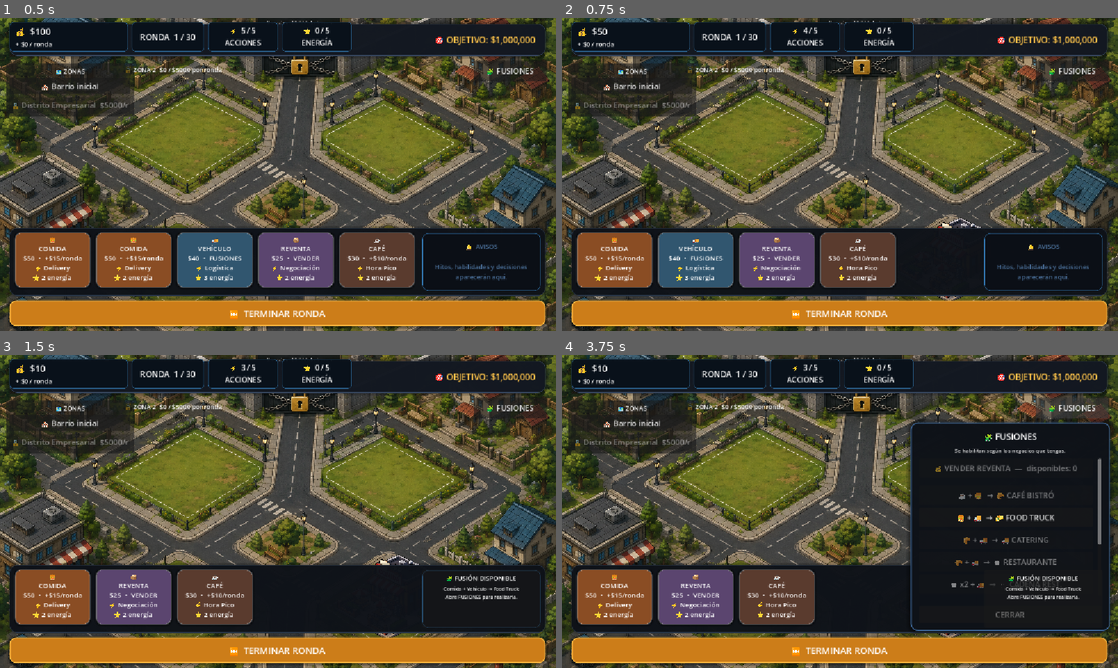
Above: before the commit, frames 1-4 (two rows, left to right).
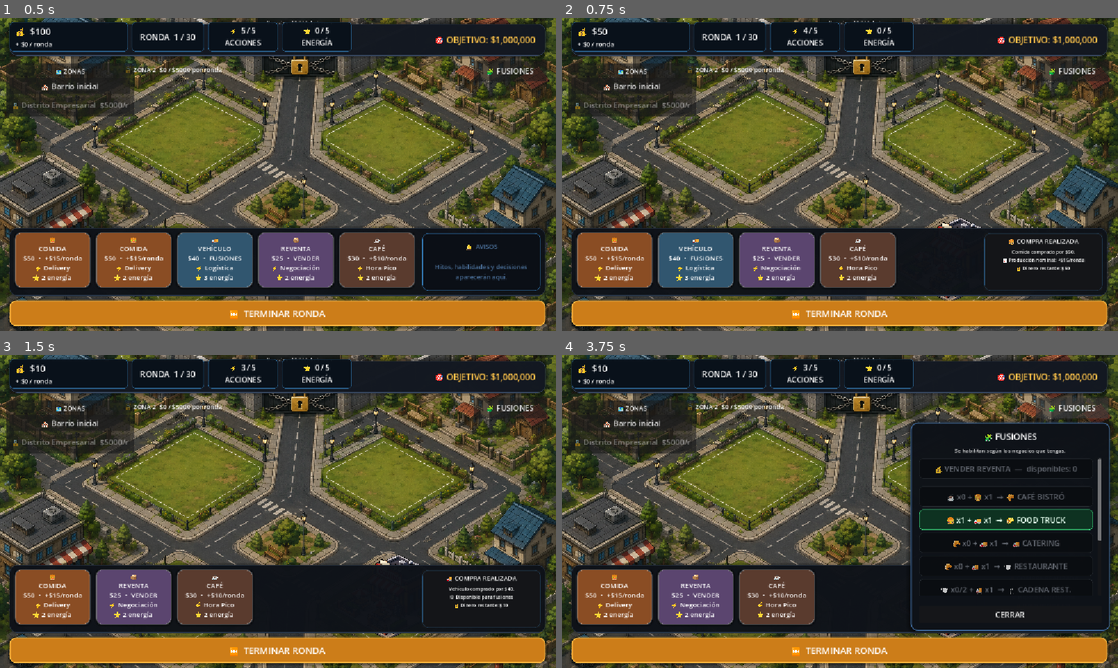
Above: after the commit, the same moments.

Repository: AdolfoBarca/imperio
Game: Godot game, scene res://Main.tscn
Two runs of this game, one before a commit and one after it. Both use one fixed random seed, a clock stepped at 60 frames per second and the inputs below.
Inputs:
- Up to frame 1 (0.5 s): no input
- Up to frame 2 (0.75 s): click "🍔 COMIDA $50 • +$15/ronda ⚡ D…" at 0.5 s
- Up to frame 3 (1.5 s): click "🚚 VEHÍCULO $40 • FUSIONES ⚡ L…" at 1.25 s
- Up to frame 4 (3.75 s): click "📦 REVENTA $25 • VENDER ⚡ Nego…" at 2 s; click "☕ CAFÉ $30 • +$10/ronda ⚡ Hor…" at 2.75 s; click "🧩 FUSIONES" at 3.5 s

Frame 1 is identical in both runs. In frame 2, 0.9% of the frame differs, in the area x 75-98%, y 68-88%; in frame 3, 0.4%; in frame 4, 3.8%, in the area x 64-97%, y 35-84%.

Commit message:
Mejorar panel de fusiones y feedback visual

Diff:
--- a/Main.gd
+++ b/Main.gd
@@ -847,7 +847,7 @@
 	mensaje_efecto_panel.name = "MensajeEfectoCarta"
 	mensaje_efecto_panel.visible = false
 	mensaje_efecto_panel.mouse_filter = Control.MOUSE_FILTER_IGNORE
-	mensaje_efecto_panel.z_index = 100
+	mensaje_efecto_panel.z_index = 40
 	# v8.8: aviso temporal dentro del cuadrito exclusivo a la derecha.
 	mensaje_efecto_panel.anchor_left = 1.0
 	mensaje_efecto_panel.anchor_right = 1.0
@@ -1854,22 +1854,19 @@
 
 	if partida_terminada:
 		return
-
 	if not mano_cartas.has("cafe"):
 		return
-
 	if not tiene_acciones():
 		return
-
 	if dinero < COSTO_CAFE:
 		return
-
 	if not usar_carta("cafe"):
 		return
+
+	var hito_antes: int = hito_cafe_nivel
 
 	dinero -= COSTO_CAFE
 	cafes += 1
-
 	consumir_accion()
 	registrar_progreso_hito("cafe")
 
@@ -1878,6 +1875,18 @@
 
 	actualizar_interfaz()
 
+	# Si esta compra activó un hito, dejamos visible el aviso del hito.
+	# Si no, mostramos el feedback normal de compra.
+	if hito_cafe_nivel == hito_antes:
+		mostrar_mensaje_efecto(
+			"☕ COMPRA REALIZADA",
+			"Café comprado por $%d.\n📈 Producción nominal: +$%d/ronda\n💰 Dinero restante: $%d" % [
+				COSTO_CAFE,
+				INGRESO_CAFE,
+				dinero
+			]
+		)
+
 
 # =========================================================
 # COMPRAR COMIDA
@@ -1887,22 +1896,19 @@
 
 	if partida_terminada:
 		return
-
 	if not mano_cartas.has("comida"):
 		return
-
 	if not tiene_acciones():
 		return
-
 	if dinero < COSTO_COMIDA:
 		return
-
 	if not usar_carta("comida"):
 		return
+
+	var hito_antes: int = hito_comida_nivel
 
 	dinero -= COSTO_COMIDA
 	comidas += 1
-
 	consumir_accion()
 	registrar_progreso_hito("comida")
 
@@ -1911,6 +1917,16 @@
 
 	actualizar_interfaz()
 
+	if hito_comida_nivel == hito_antes:
+		mostrar_mensaje_efecto(
+			"🍔 COMPRA REALIZADA",
+			"Comida comprada por $%d.\n📈 Producción nominal: +$%d/ronda\n💰 Dinero restante: $%d" % [
+				COSTO_COMIDA,
+				INGRESO_COMIDA,
+				dinero
+			]
+		)
+
 
 # =========================================================
 # COMPRAR VEHÍCULO
@@ -1920,22 +1936,19 @@
 
 	if partida_terminada:
 		return
-
 	if not mano_cartas.has("vehiculo"):
 		return
-
 	if not tiene_acciones():
 		return
-
 	if dinero < COSTO_VEHICULO:
 		return
-
 	if not usar_carta("vehiculo"):
 		return
+
+	var hito_antes: int = hito_vehiculo_nivel
 
 	dinero -= COSTO_VEHICULO
 	vehiculos += 1
-
 	consumir_accion()
 	registrar_progreso_hito("vehiculo")
 
@@ -1944,6 +1957,15 @@
 
 	actualizar_interfaz()
 
+	if hito_vehiculo_nivel == hito_antes:
+		mostrar_mensaje_efecto(
+			"🚚 COMPRA REALIZADA",
+			"Vehículo comprado por $%d.\n⚙️ Disponible para fusiones\n💰 Dinero restante: $%d" % [
+				COSTO_VEHICULO,
+				dinero
+			]
+		)
+
 
 # =========================================================
 # COMPRAR REVENTA
@@ -1953,22 +1975,19 @@
 
 	if partida_terminada:
 		return
-
 	if not mano_cartas.has("reventa"):
 		return
-
 	if not tiene_acciones():
 		return
-
 	if dinero < COSTO_REVENTA:
 		return
-
 	if not usar_carta("reventa"):
 		return
+
+	var hito_antes: int = hito_reventa_nivel
 
 	dinero -= COSTO_REVENTA
 	reventas += 1
-
 	consumir_accion()
 	registrar_progreso_hito("reventa")
 
@@ -1980,6 +1999,15 @@
 	print("")
 
 	actualizar_interfaz()
+
+	if hito_reventa_nivel == hito_antes:
+		mostrar_mensaje_efecto(
+			"📦 REVENTA COMPRADA",
+			"Mercancía comprada por $%d.\n💰 Lista para vender o fusionar\n📦 Disponibles: %d" % [
+				COSTO_REVENTA,
+				reventas
+			]
+		)
 
 
 # =========================================================
@@ -2246,10 +2274,8 @@
 
 	if partida_terminada:
 		return
-
 	if not tiene_acciones():
 		return
-
 	if reventas < 1:
 		return
 
@@ -2273,6 +2299,19 @@
 	print("")
 
 	actualizar_interfaz()
+
+	var detalle_accion: String = "Venta realizada: +$%d\n💰 Dinero total: $%d\n📦 Reventas restantes: %d" % [
+		ingreso,
+		dinero,
+		reventas
+	]
+	if venta_con_negociacion:
+		detalle_accion += "\n⚡ Negociación: no consumió acción"
+
+	mostrar_mensaje_efecto(
+		"💵 REVENTA VENDIDA",
+		detalle_accion
+	)
 
 
 # =========================================================
@@ -3434,7 +3473,7 @@
 	fusiones_panel = PanelContainer.new()
 	fusiones_panel.name = "FusionesPanel"
 	fusiones_panel.visible = false
-	fusiones_panel.z_index = 70
+	fusiones_panel.z_index = 120
 	fusiones_panel.anchor_left = 1.0
 	fusiones_panel.anchor_right = 1.0
 	fusiones_panel.anchor_top = 0.0
@@ -3442,7 +3481,9 @@
 	fusiones_panel.offset_left = -430.0
 	fusiones_panel.offset_right = -20.0
 	fusiones_panel.offset_top = 140.0
-	fusiones_panel.offset_bottom = 560.0
+	# Termina antes de la zona de cartas/avisos para que nunca tape
+	# el panel de feedback. La lista ya tiene ScrollContainer.
+	fusiones_panel.offset_bottom = 410.0
 	add_child(fusiones_panel)
 
 	var fondo := StyleBoxFlat.new()
@@ -3524,12 +3565,45 @@
 ) -> Button:
 	var boton := Button.new()
 	boton.text = texto
-	boton.custom_minimum_size = Vector2(350, 40)
+	boton.custom_minimum_size = Vector2(350, 42)
 	boton.disabled = not disponible
 	boton.focus_mode = Control.FOCUS_NONE
 
+	# Lectura visual rápida:
+	# - disponible: resaltado verde y texto claro
+	# - bloqueada: más apagada, pero todavía legible
+	var estilo_normal := StyleBoxFlat.new()
+	estilo_normal.corner_radius_top_left = 7
+	estilo_normal.corner_radius_top_right = 7
+	estilo_normal.corner_radius_bottom_left = 7
+	estilo_normal.corner_radius_bottom_right = 7
+	estilo_normal.content_margin_left = 10
+	estilo_normal.content_margin_right = 10
+
 	if disponible:
+		estilo_normal.bg_color = Color(0.055, 0.20, 0.13, 0.96)
+		estilo_normal.border_color = Color(0.23, 0.82, 0.48, 0.95)
+		estilo_normal.set_border_width_all(1)
+		boton.add_theme_color_override("font_color", Color(0.90, 1.0, 0.94, 1.0))
+		boton.add_theme_color_override("font_hover_color", Color(1.0, 1.0, 1.0, 1.0))
+		boton.add_theme_stylebox_override("normal", estilo_normal)
+
+		var estilo_hover := estilo_normal.duplicate() as StyleBoxFlat
+		estilo_hover.bg_color = Color(0.08, 0.28, 0.18, 1.0)
+		estilo_hover.border_color = Color(0.35, 0.95, 0.58, 1.0)
+		boton.add_theme_stylebox_override("hover", estilo_hover)
+
+		var estilo_pressed := estilo_normal.duplicate() as StyleBoxFlat
+		estilo_pressed.bg_color = Color(0.04, 0.16, 0.10, 1.0)
+		boton.add_theme_stylebox_override("pressed", estilo_pressed)
+
 		boton.pressed.connect(callback)
+	else:
+		estilo_normal.bg_color = Color(0.035, 0.045, 0.055, 0.72)
+		estilo_normal.border_color = Color(0.14, 0.16, 0.18, 0.65)
+		estilo_normal.set_border_width_all(1)
+		boton.add_theme_stylebox_override("disabled", estilo_normal)
+		boton.add_theme_color_override("font_disabled_color", Color(0.48, 0.50, 0.54, 0.78))
 
 	return boton
 
@@ -3563,7 +3637,7 @@
 
 	fusiones_lista.add_child(
 		crear_boton_fusion(
-			"☕ + 🍔  →  🥐 CAFÉ BISTRÓ",
+			"☕ x%d + 🍔 x%d  →  🥐 CAFÉ BISTRÓ" % [cafes, comidas],
 			cafes >= 1
 			and comidas >= 1
 			and not sin_acciones
@@ -3574,7 +3648,7 @@
 
 	fusiones_lista.add_child(
 		crear_boton_fusion(
-			"🍔 + 🚚  →  🌮 FOOD TRUCK",
+			"🍔 x%d + 🚚 x%d  →  🌮 FOOD TRUCK" % [comidas, vehiculos],
 			comidas >= 1
 			and vehiculos >= 1
 			and (not sin_acciones or logistica_activa)
@@ -3585,7 +3659,7 @@
 
 	fusiones_lista.add_child(
 		crear_boton_fusion(
-			"🥐 + 🚚  →  🚚 CATERING",
+			"🥐 x%d + 🚚 x%d  →  🚚 CATERING" % [cafes_bistro, vehiculos],
 			cafes_bistro >= 1
 			and vehiculos >= 1
 			and (not sin_acciones or logistica_activa)
@@ -3596,7 +3670,7 @@
 
 	fusiones_lista.add_child(
 		crear_boton_fusion(
-			"🥐 + 🚚  →  🍽️ RESTAURANTE",
+			"🥐 x%d + 🚚 x%d  →  🍽️ RESTAURANTE" % [cafes_bistro, vehiculos],
 			cafes_bistro >= 1
 			and vehiculos >= 1
 			and (not sin_acciones or logistica_activa)
@@ -3606,10 +3680,10 @@
 	)
 
 	var puede_grupo: bool = cadenas_restaurantes >= 2 and vehiculos >= 1
-	var texto_gastro_avanzado := "🍽️ x2 + 🚚  →  🍴 CADENA REST."
+	var texto_gastro_avanzado := "🍽️ x%d/2 + 🚚 x%d  →  🍴 CADENA REST." % [restaurantes, vehiculos]
 
 	if puede_grupo:
-		texto_gastro_avanzado = "🍴 x2 + 🚚  →  🏨 GRUPO GASTRO"
+		texto_gastro_avanzado = "🍴 x%d/2 + 🚚 x%d  →  🏨 GRUPO GASTRO" % [cadenas_restaurantes, vehiculos]
 
 	fusiones_lista.add_child(
 		crear_boton_fusion(
@@ -3626,7 +3700,7 @@
 
 	fusiones_lista.add_child(
 		crear_boton_fusion(
-			"📦 + 🚚  →  🚛 DISTRIBUIDORA",
+			"📦 x%d + 🚚 x%d  →  🚛 DISTRIBUIDORA" % [reventas, vehiculos],
 			reventas >= 1
 			and vehiculos >= 1
 			and (not sin_acciones or logistica_activa)
@@ -3637,7 +3711,7 @@
 
 	fusiones_lista.add_child(
 		crear_boton_fusion(
-			"🚛 + 🥐  →  🏪 CADENA COMERCIAL",
+			"🚛 x%d + 🥐 x%d  →  🏪 CADENA COMERCIAL" % [distribuidoras, cafes_bistro],
 			distribuidoras >= 1
 			and cafes_bistro >= 1
 			and not sin_acciones
@@ -3648,7 +3722,7 @@
 
 	fusiones_lista.add_child(
 		crear_boton_fusion(
-			"🏪 + 🚛  →  🏢 CORPORACIÓN",
+			"🏪 x%d + 🚛 x%d  →  🏢 CORPORACIÓN" % [cadenas_comerciales, distribuidoras],
 			cadenas_comerciales >= 1
 			and distribuidoras >= 1
 			and not sin_acciones
@@ -3659,7 +3733,7 @@
 
 	fusiones_lista.add_child(
 		crear_boton_fusion(
-			"🏢 x2 + 🚚  →  🌐 MULTINACIONAL",
+			"🏢 x%d/2 + 🚚 x%d  →  🌐 MULTINACIONAL" % [corporaciones, vehiculos],
 			corporaciones >= 2
 			and vehiculos >= 1
 			and (not sin_acciones or logistica_activa)
@@ -3993,19 +4067,21 @@
 # =========================================================
 
 func calcular_ingreso_base_actual() -> int:
+	# Ingreso nominal actual usando las mismas constantes reales del juego.
+	# Los bonos temporales/permanentes se aplican después en el cálculo de ronda.
 	var ingreso: int = 0
-	ingreso += cafes * 8
-	ingreso += comidas * 12
-	ingreso += cafes_bistro * 32
-	ingreso += food_trucks * 45
-	ingreso += catering_moviles * 85
-	ingreso += distribuidoras * 110
-	ingreso += cadenas_comerciales * 450
-	ingreso += corporaciones * 2000
-	ingreso += multinacionales * 15000
-	ingreso += restaurantes * 300
-	ingreso += cadenas_restaurantes * 1200
-	ingreso += grupos_gastronomicos * 5000
+	ingreso += cafes * INGRESO_CAFE
+	ingreso += comidas * INGRESO_COMIDA
+	ingreso += cafes_bistro * INGRESO_BISTRO
+	ingreso += food_trucks * INGRESO_FOOD_TRUCK
+	ingreso += catering_moviles * INGRESO_CATERING
+	ingreso += restaurantes * INGRESO_RESTAURANTE
+	ingreso += cadenas_restaurantes * INGRESO_CADENA_RESTAURANTES
+	ingreso += grupos_gastronomicos * INGRESO_GRUPO_GASTRONOMICO
+	ingreso += distribuidoras * INGRESO_DISTRIBUIDORA
+	ingreso += cadenas_comerciales * INGRESO_CADENA
+	ingreso += corporaciones * INGRESO_CORPORACION
+	ingreso += multinacionales * INGRESO_MULTINACIONAL
 	return ingreso
 
 
